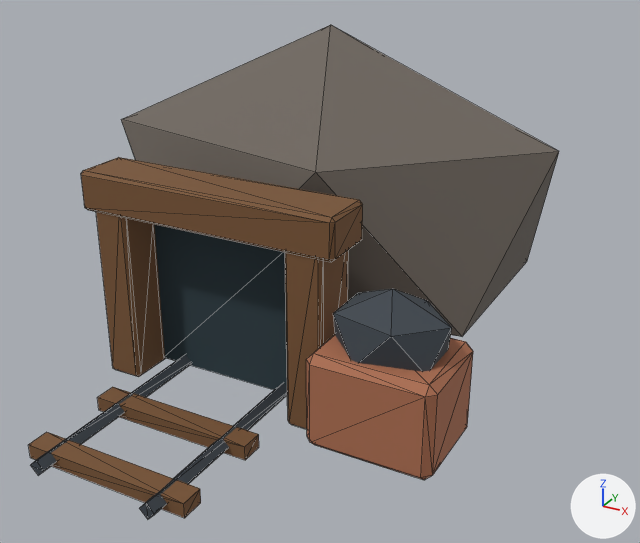
One commit to the glTF model public/models/imp_mine.glb: the scene before it, then after it.
One viewpoint serves both versions: a 50 mm lens placed at (0.513, -0.889, 0.526), pointed at (0.05, -0.046, 0.104). Arrows for +X, +Y and +Z are at lower right; the lights stay in place. The first picture is the older version. Mesh edges are drawn as thin lines. Vertices at exactly the same position are counted once.

Names of what the first picture shows: 'imp_mine'.
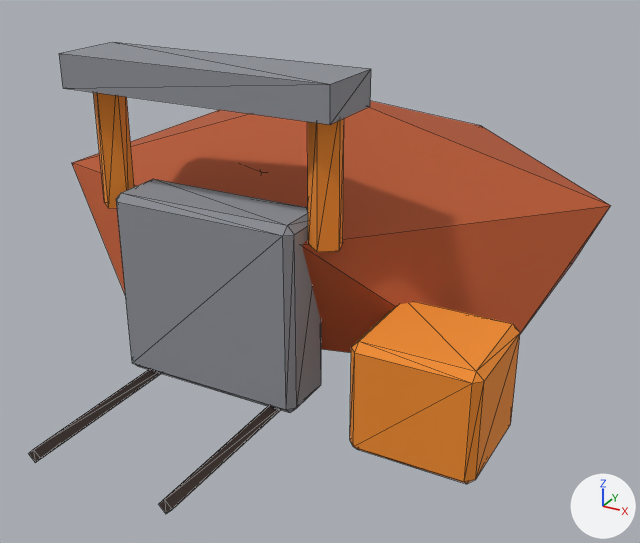
The change in detail:
Material 'steel' (mat_steel) is new.
Its base color is (0.266, 0.279, 0.309) (grey #8d9097).
Its roughness is 0.82.
Material 'hazard' (mat_hazard) is new.
Its base color is (0.888, 0.262, 0.0212) (orange #f28c28).
Its roughness is 0.82.
Material 'basalt' (mat_basalt) is new.
Its base color is (0.0437, 0.0284, 0.0232) (brown #3b2f2a).
Its roughness is 0.82.
Material 'rust' (mat_rust) is new.
Its base color is (0.462, 0.0908, 0.0242) (orange #b5552b).
Its roughness is 0.82.
me_icosphere_195 is used by ob_imp_mine; location (0.0, 0.0, 0.0).
me_icosphere_195 had 160 vertices, 276 faces and spanned x -0.286..0.286, y -0.4..0.266, z 0.0..0.37.
me_icosphere_195 no longer uses material mat_rock_dark (dark grey #6e665e).
me_icosphere_195 no longer uses material mat_ink (dark cyan #293c44).
me_icosphere_195 no longer uses material mat_timber (brown #7a5534).
me_icosphere_195 no longer uses material mat_coal (greyish blue #3c444c).
me_icosphere_195 no longer uses material mat_iron (brown #ad6e50).
me_icosphere_195 now has 120 vertices, 204 faces and spans x -0.349..0.349, y -0.39..0.334, z 0.0..0.368.
me_icosphere_195 part 1: a new loose piece, a box spanning x -0.155..0.155, y -0.22..-0.14, z 0.332..0.368, in mat_steel (grey #8d9097).
me_icosphere_195 part 2: a new loose piece, a 5-sided cylinder along z spanning x -0.147..-0.113, y -0.198..-0.165, z 0.2..0.34, in mat_hazard (orange #f28c28).
me_icosphere_195 part 3: a new loose piece, a 5-sided cylinder along z spanning x 0.113..0.147, y -0.198..-0.165, z 0.2..0.34, in mat_hazard (orange #f28c28).
me_icosphere_195 part 4: the loose piece of 24 vertices spanning x 0.155..0.285, y -0.273..-0.168, z 0.03..0.13 is scaled about its middle by (1, 1.16, 1.22), then moved by (0.03, 0.04, -0.005), in mat_hazard (orange #f28c28).
me_icosphere_195 part 5: the loose piece of 8 vertices spanning x -0.076..-0.058, y -0.4..-0.12, z 0.0..0.018 is rebuilt with 8 vertices and now spans x -0.088..-0.072, y -0.39..-0.15, z 0.004..0.02, in mat_basalt (brown #3b2f2a).
me_icosphere_195 part 6: the loose piece of 8 vertices spanning x 0.058..0.076, y -0.4..-0.12, z 0.0..0.018 is rebuilt with 8 vertices and now spans x 0.072..0.088, y -0.39..-0.15, z 0.004..0.02, in mat_basalt (brown #3b2f2a).
me_icosphere_195 part 7: a new loose piece of 24 vertices spanning x -0.11..0.11, y -0.215..-0.145, z 0.015..0.225, in mat_steel (grey #8d9097).
me_icosphere_195 part 8: the loose piece of 12 vertices spanning x 0.162..0.278, y -0.261..-0.179, z 0.1..0.19 is deleted.
me_icosphere_195 part 9: the loose piece of 8 vertices spanning x -0.095..0.095, y -0.282..-0.258, z 0.0..0.016 is deleted.
me_icosphere_195 part 10: the loose piece of 8 vertices spanning x -0.095..0.095, y -0.382..-0.358, z 0.0..0.016 is deleted.
Part 11, on me_icosphere_195:
91 vertices are removed from x -0.286..0.286, y -0.213..0.266, z 0.0..0.37.
164 faces are deleted.
11 vertices are added at x -0.349..0.349, y -0.194..0.334, z 0.058..0.29.
20 new faces join them, mat_rust (orange #b5552b).
Other edits to the shape of me_icosphere_195 do not show in these pictures.
me_icosphere_195 gains material mat_rust (orange #b5552b).
me_icosphere_195 gains material mat_basalt (brown #3b2f2a).
me_icosphere_195 gains material mat_steel (grey #8d9097).
me_icosphere_195 gains material mat_hazard (orange #f28c28).

Changed parts and their boxes [x1, y1, x2, y2] in the pictures (640 x 543 px; the box of a moved part takes in the faces that stretch with it):
'imp_mine', reshaped (10% wider)
    before: [28, 25, 559, 519]
    after: [29, 42, 611, 514]
part 1 of me_icosphere_195, added
    after: [59, 42, 371, 125]
part 2 of me_icosphere_195, added (orange)
    after: [93, 92, 134, 208]
part 3 of me_icosphere_195, added (orange)
    after: [307, 119, 344, 252]
part 4 of me_icosphere_195, moved or reshaped
    before: [306, 334, 473, 480]
    after: [350, 302, 520, 484]
part 5 of me_icosphere_195, rebuilt
    before: [30, 354, 192, 475]
    after: [29, 369, 161, 463]
part 6 of me_icosphere_195, rebuilt
    before: [139, 383, 287, 519]
    after: [159, 406, 280, 514]
part 7 of me_icosphere_195, added
    after: [116, 179, 321, 413]
part 8 of me_icosphere_195, deleted
    before: [333, 289, 452, 372]
part 9 of me_icosphere_195, deleted (brown)
    before: [97, 387, 259, 460]
part 10 of me_icosphere_195, deleted (brown)
    before: [28, 432, 201, 518]
part 11 of me_icosphere_195, reshaped
    before: [81, 25, 559, 429]
    after: [72, 101, 611, 353]
